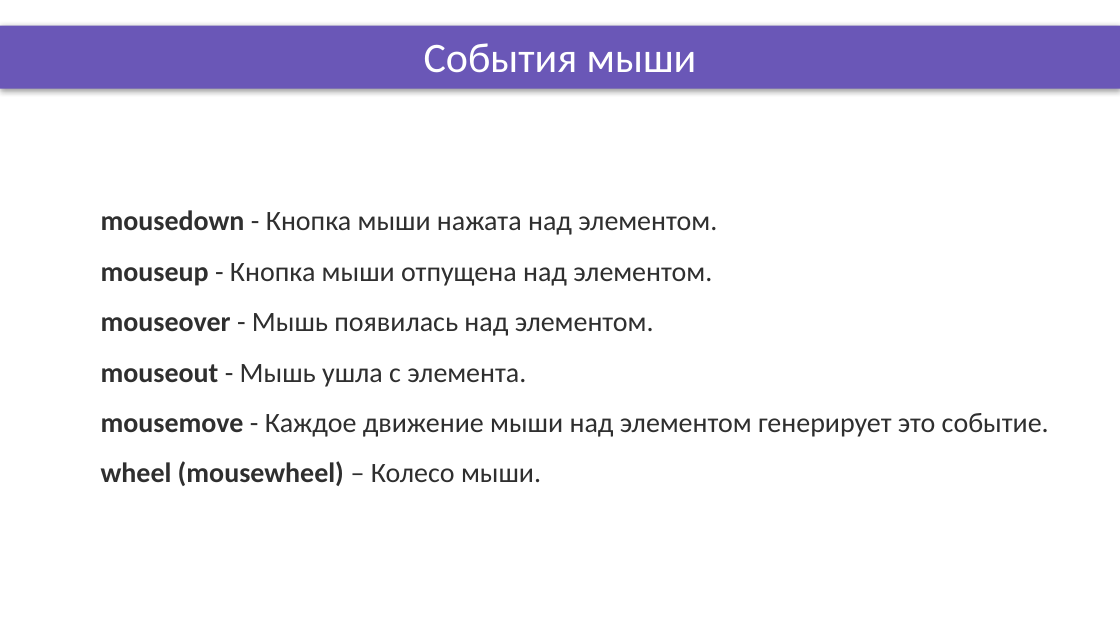
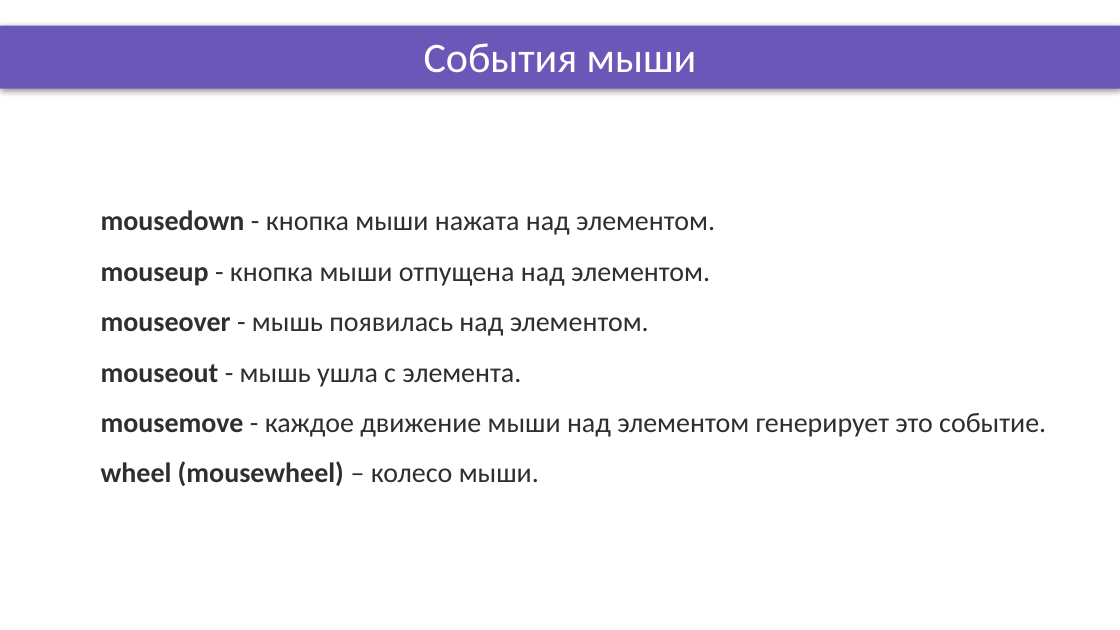
Before and after one commit to DinamickaDevelopment/ignite, a slide deck: slide 3 of JS/009_lesson/Presentation/events_2.pptx. Drawn at 1120x630 pixels with LibreOffice and Linux fonts; fonts in the diff are those of the drawing; background and template pictures are left out. Boxes give left, top, right and bottom in pixels: in the first picture for what was removed or moved away, otherwise in the second. Text is boxed around its words. In the diff, an @@ line names an element or a change of style, - is before the commit and + after.

```diff
--- a/JS/009_lesson/Presentation/events_2.pptx
+++ b/JS/009_lesson/Presentation/events_2.pptx
@@ text at bbox=[101, 210, 1046, 486]: text changed @@
-mousedown - Кнопка мыши нажата над элементом.
-mouseup - Кнопка мыши отпущена над элементом.
-mouseover - Мышь появилась над элементом.
-mouseout - Мышь ушла с элемента.
-mousemove - Каждое движение мыши над элементом генерирует это событие.
-wheel (mousewheel) – Колесо мыши.
+mousedown - кнопка мыши нажата над элементом.
+mouseup - кнопка мыши отпущена над элементом.
+mouseover - мышь появилась над элементом.
+mouseout - мышь ушла с элемента.
+mousemove - каждое движение мыши над элементом генерирует это событие.
+wheel (mousewheel) – колесо мыши.
```
Also in this commit, not shown: 2 other slides changed, 15 other files.
